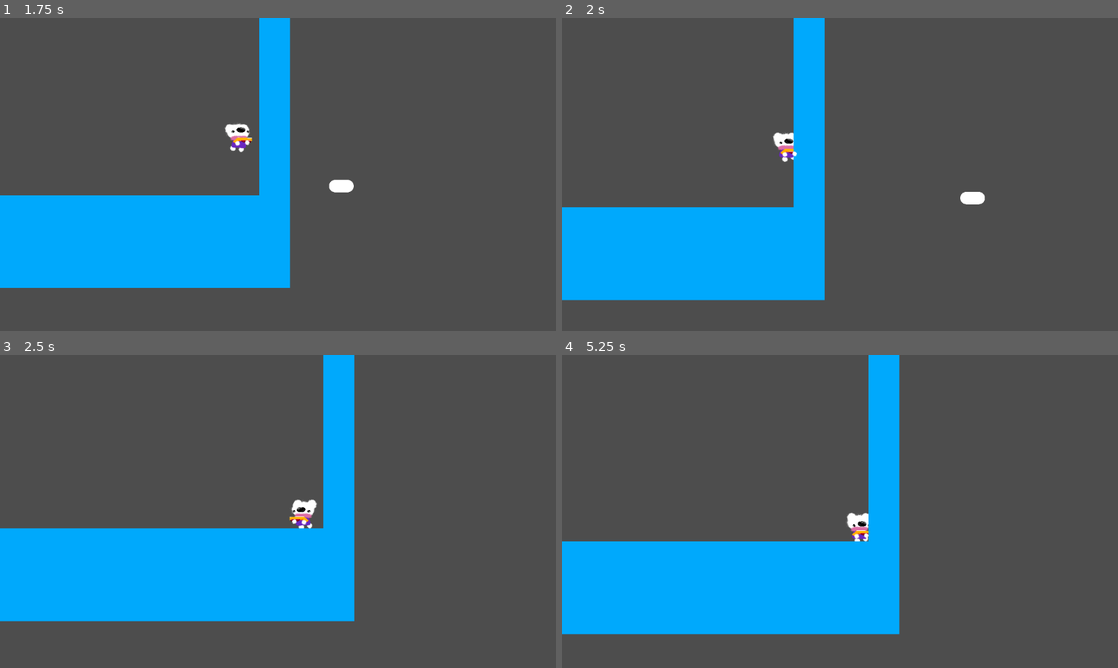
Above: before the commit, frames 1-4 (two rows, left to right).
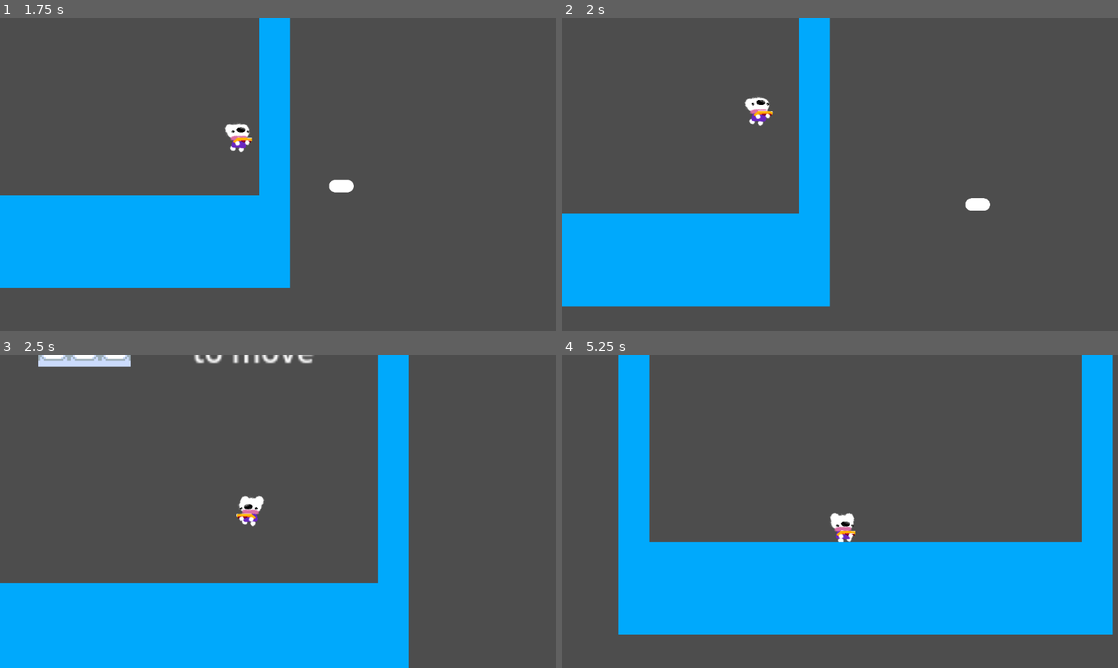
Above: after the commit, the same moments.

Repository: cpinta/20-seconds
Game: Godot game, scene res://root.tscn
Same seed, same stepped clock (60 frames per second), same inputs: the game is played once before the commit and once after it.
Inputs:
- Up to frame 1 (1.75 s): hold D (right) from 0.53 s (still down); tap J (jump) at 0.6, 0.77, 1.07, 1.52, 1.55 s; tap K (shoot) at 1.35 s
- Up to frame 2 (2 s): keep holding D (right); tap J (jump) at 1.82 s
- Up to frame 3 (2.5 s): release D (right) at 2.03 s; hold A (left) from 2.03 s (still down); tap J (jump) at 2.1 s
- Up to frame 4 (5.25 s): release A (left) at 2.78 s; hold D (right) 2.78-4.28 s; tap K (shoot) at 2.85, 4.35 s; tap J (jump) at 3.02, 3.05, 3.32, 3.6, 3.77, 4.07, 4.52, 4.55, 4.82, 5.1 s; hold A (left) 4.28-5.03 s; hold D (right) from 5.03 s (still down)

Frame 1 is identical in both runs. In frame 2, 4.3% of the frame differs, in the area x 0-77%, y 0-93%; in frame 3, 32%, in the area x 0-74%, y 0-100%; in frame 4, 25%.

Commit message:
added wall jump.  a slide boost when landing

Diff:
--- a/20-seconds/project.godot
+++ b/20-seconds/project.godot
@@ -70,6 +70,11 @@
 ]
 }
 
+[layer_names]
+
+2d_physics/layer_1="ground"
+2d_physics/layer_2="player"
+
 [physics]
 
 2d/default_gravity=490.0
--- a/20-seconds/scenes/player.tscn
+++ b/20-seconds/scenes/player.tscn
@@ -219,3 +219,11 @@
 shape = SubResource("RectangleShape2D_2hlhl")
 
 [node name="audio" type="AudioStreamPlayer2D" parent="."]
+
+[node name="leftwallray" type="RayCast2D" parent="."]
+position = Vector2(0, -6)
+target_position = Vector2(-10, 0)
+
+[node name="rightwallray" type="RayCast2D" parent="."]
+position = Vector2(0, -6)
+target_position = Vector2(10, 0)
--- a/20-seconds/scripts/player.gd
+++ b/20-seconds/scripts/player.gd
@@ -17,6 +17,9 @@
 var imgLegs: Sprite2D
 var gun: Gun
 
+var leftWallRay: RayCast2D
+var rightWallRay: RayCast2D
+
 var SCARF_POS_LEFT_X: float = -112
 var SCARF_POS_RIGHT_X: float = 140
 var SCARF_CUR_BASE_ANGLE: float = 0
@@ -72,6 +75,7 @@
 const CROUCH_LEGS_Y: float = 1
 const SLIDE_FRICTION_MULT: float = 0.1
 const FRICTION_MULT: float = 1
+const CROUCH_LAND_BOOST: float = 120
 
 const INPUT_DEADZONE: float = 0.25
 
@@ -89,6 +93,7 @@
 const ACCELERATION = 80.0
 const MAX_SPEED = 80.0
 const JUMP_VELOCITY = 160.0
+const WALL_JUMP_VELOCITY: Vector2 = Vector2(120, 160)
 const MAX_COLLISIONS = 6
 
 var spikeDestination: Vector2
@@ -97,6 +102,7 @@
 
 var inputVector: Vector2
 var isOnGround: bool
+var isOnGroundOld: bool
 var isDucking: bool
 
 
@@ -114,6 +120,9 @@
 	scarfParent.visible = false
 	imgHand = $sprites/body/hands
 	gun = $sprites/body/hands/gun
+
+	leftWallRay = $leftwallray
+	rightWallRay = $rightwallray
 
 	pass
 
@@ -268,10 +277,17 @@
 				pass
 			pass
 
-	#
-	#if anim.animation.get_basename() == "walk":
-		#if anim.frame != leftStep:
-
+func _cast_ray(direction: Vector2, length: float):
+	var space_state = get_world_2d().direct_space_state
+	# use global coordinates, not local to node
+	var query = PhysicsRayQueryParameters2D.create(global_position, global_position + (direction * length))
+	var result = space_state.intersect_ray(query)
+	if result:
+		if result["collider"] is Player:
+			pass
+		else:
+			pass
+	pass
 
 func _physics_process(delta):
 	match state:
@@ -286,8 +302,12 @@
 					isDucking = true
 				else:
 					isDucking = false
+				if not isOnGroundOld:
+					if isDucking:
+						velocity.x = direction * CROUCH_LAND_BOOST
 			else:
 				isDucking = false
+
 
 			# Add the gravity.
 			if not is_on_floor():
@@ -296,6 +316,19 @@
 			# Handle jump.
 			if Input.is_action_just_pressed("jump") && isOnGround:
 				velocity.y = JUMP_VELOCITY
+			# Handle walljump
+			if Input.is_action_just_pressed("jump") && not isOnGround:
+				if leftWallRay.is_colliding():
+					velocity.y = WALL_JUMP_VELOCITY.y
+					velocity.x = WALL_JUMP_VELOCITY.x
+					set_direction(-direction)
+					pass
+				if rightWallRay.is_colliding():
+					velocity.y = WALL_JUMP_VELOCITY.y
+					velocity.x = -WALL_JUMP_VELOCITY.x
+					set_direction(-direction)
+					pass
+
 
 			if Input.is_action_just_pressed("shoot"):
 				imgEars.position.x = GUN_EAR_RECOIL_X * -direction
@@ -327,6 +360,7 @@
 			pass
 
 			publicVelocity = velocity
+			isOnGroundOld = isOnGround
 
 func collide(delta: float):
 	var collision_count := 0
